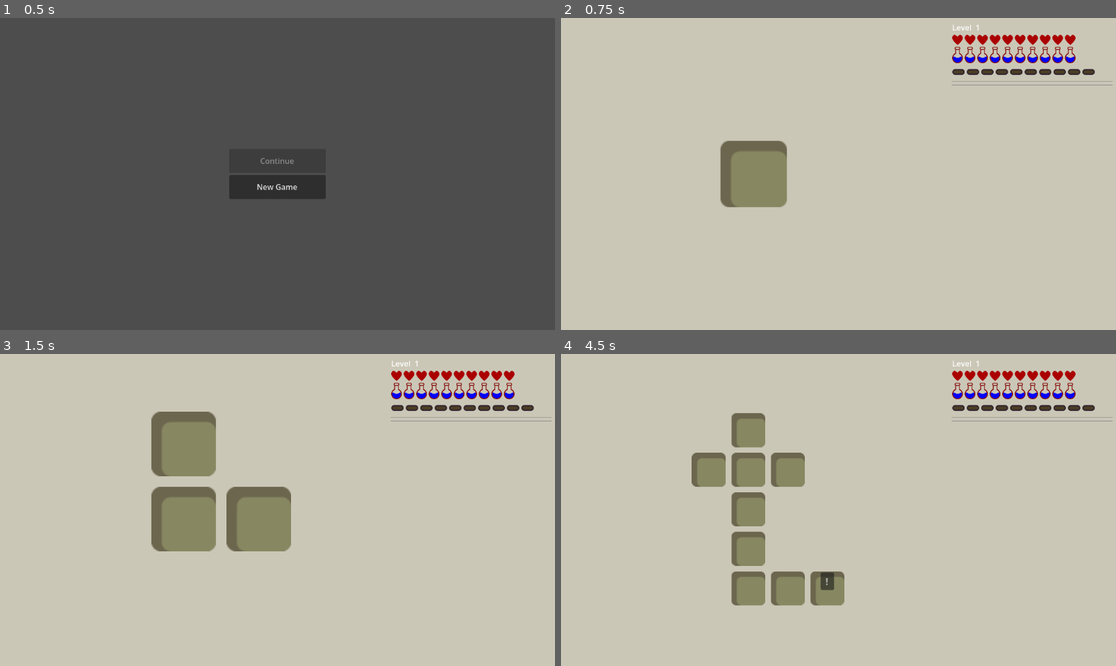
Above: before the commit, frames 1-4 (two rows, left to right).
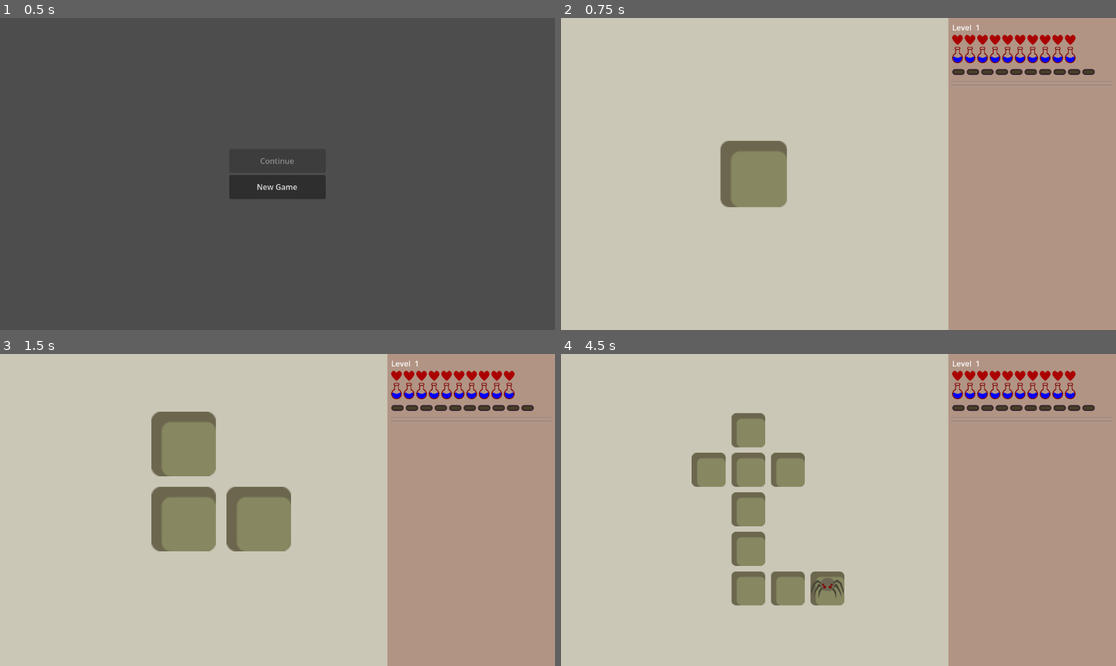
Above: after the commit, the same moments.

Repository: jiexdrop/run-reset
Game: Godot game, scene res://scenes/init.tscn
The game is run twice, just before and just after one commit, with the same random seed, the same clock (stepped at 60 frames per second) and the same inputs.
Inputs (mouse positions are in pixels of both pictures, inside the frame that each line leads up to):
- Up to frame 1 (0.5 s): no input
- Up to frame 2 (0.75 s): click "New Game" at 0.5 s
- Up to frame 3 (1.5 s): tap Enter at 1.25 s; move the mouse to (194, 510) at 1.27 s; click (194, 510) at 1.42 s
- Up to frame 4 (4.5 s): move the mouse to (721, 475) at 2.02 s; click (721, 475) at 2.17 s; move the mouse to (727, 453) at 2.77 s; click (727, 453) at 2.92 s; move the mouse to (733, 438) at 3.52 s; click (733, 438) at 3.67 s; move the mouse to (794, 588) at 4.27 s; click (794, 588) at 4.42 s

Frame 1 is identical in both runs. In frame 2, 29% of the frame differs, in the area x 69-100%, y 0-100%; in frame 3, 29%; in frame 4, 29%, in the area x 45-100%, y 0-100%.

Commit message:
tile is now showing a mob icon

Diff:
--- a/scenes/combat_ui.tscn
+++ b/scenes/combat_ui.tscn
@@ -11,14 +11,25 @@
 grow_vertical = 2
 script = ExtResource("1_combatui")
 
+[node name="ColorRect" type="ColorRect" parent="." unique_id=243628040]
+layout_mode = 1
+anchors_preset = 15
+anchor_right = 1.0
+anchor_bottom = 1.0
+grow_horizontal = 2
+grow_vertical = 2
+color = Color(0.69411767, 0.5803922, 0.5176471, 1)
+
 [node name="MarginContainer" type="MarginContainer" parent="." unique_id=200000001]
 layout_mode = 1
 anchors_preset = 15
 anchor_right = 1.0
 anchor_bottom = 1.0
+grow_horizontal = 2
+grow_vertical = 2
 theme_override_constants/margin_left = 8
+theme_override_constants/margin_top = 8
 theme_override_constants/margin_right = 8
-theme_override_constants/margin_top = 8
 theme_override_constants/margin_bottom = 8
 
 [node name="VBox" type="VBoxContainer" parent="MarginContainer" unique_id=200000002]
@@ -66,4 +77,3 @@
 [node name="LogLabel" type="Label" parent="MarginContainer/VBox" unique_id=200000014]
 layout_mode = 2
 autowrap_mode = 3
-text = ""
--- a/scenes/mob_card.gd
+++ b/scenes/mob_card.gd
@@ -1,3 +1,4 @@
+class_name MobCard
 extends PanelContainer
 
 ## MobCard — one enemy slot in the CombatUI.
--- a/scenes/tile.gd
+++ b/scenes/tile.gd
@@ -47,12 +47,22 @@
 
 	# We use a Label-based button so it works without extra assets.
 	# Swap this for a proper AnimatedSprite2D / Sprite2D in production.
-	var btn = Button.new()
-	btn.text               = "!"           # replace with mob icon later
-	btn.tooltip_text       = _get_mob_label()
-	btn.custom_minimum_size = Vector2(24, 24)
-	btn.position           = Vector2(-12, -28)   # float above the tile
+	var btn = TextureButton.new()
+
+	var def = MobRegistry.get_def(_mob_key)
+
+	btn.texture_normal = MobCard.MOB_SPRITES.get(def.sprite)
+
+	btn.custom_minimum_size = Vector2(58, 58)
+	btn.position = -btn.custom_minimum_size / 2
+
+	btn.ignore_texture_size = true
+	btn.stretch_mode = TextureButton.STRETCH_KEEP_ASPECT_CENTERED
+
+	btn.tooltip_text = _get_mob_label()
+
 	btn.pressed.connect(_on_mob_clicked)
+
 	indicator.add_child(btn)
 
 	add_child(indicator)
Not shown: 2 places in scenes/combat_ui.tscn that only renumber resources
